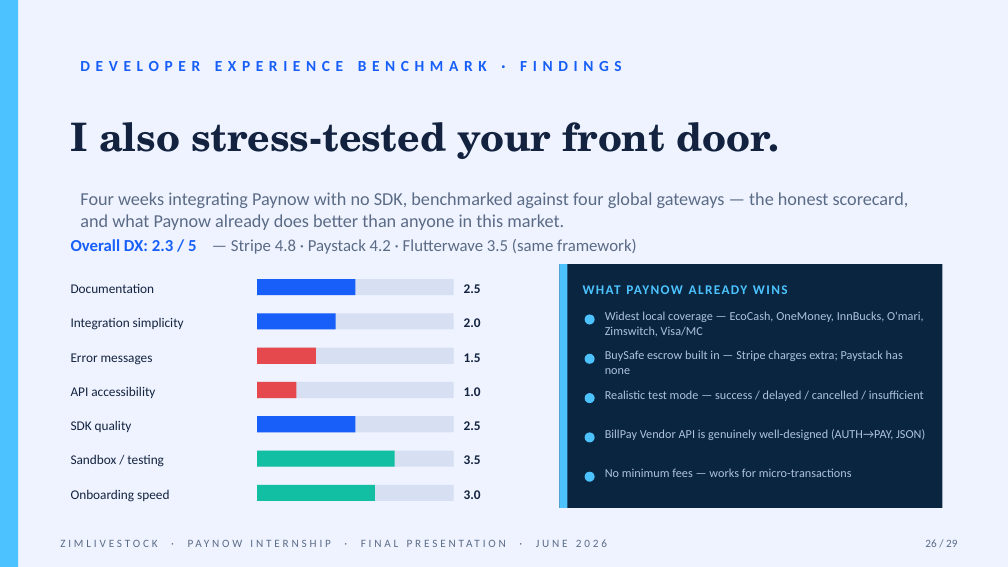
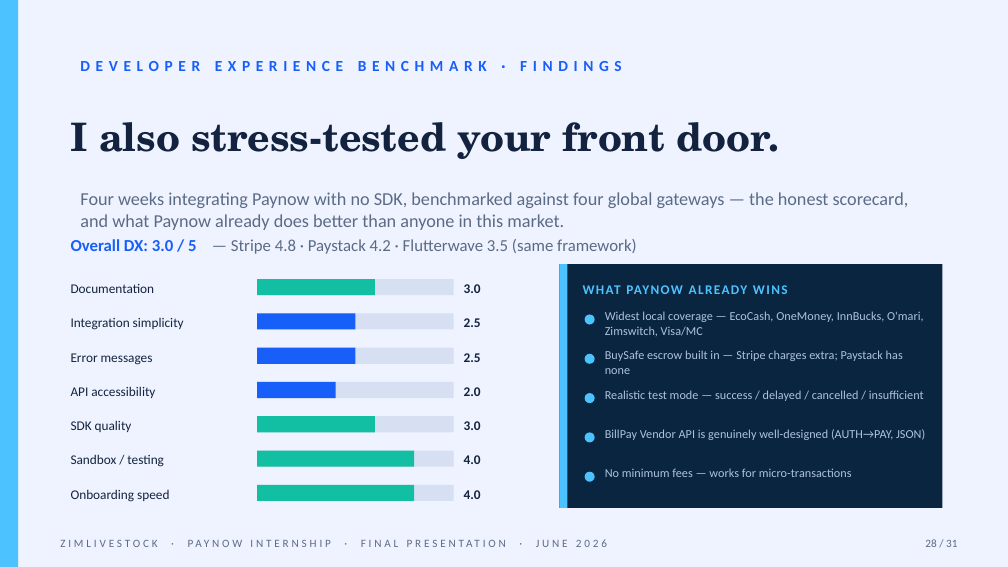
Before and after one commit to muudzo/livestockl, a slide deck: slide 28 of deliverables/internship-return/zimlivestock-final-presentation.pptx (slide 26 before the commit). Drawn at 1008x567 pixels with LibreOffice and Linux fonts; fonts in the diff are those of the drawing. Boxes give left, top, right and bottom in pixels: in the first picture for what was removed or moved away, otherwise in the second. Text is boxed around its words. In the diff, an @@ line names an element or a change of style, - is before the commit and + after.

```diff
--- a/deliverables/internship-return/zimlivestock-final-presentation.pptx
+++ b/deliverables/internship-return/zimlivestock-final-presentation.pptx
@@ text at (71,239,637,254): text changed @@
-Overall DX: 2.3 / 5 — Stripe 4.8 · Paystack 4.2 · Flutterwave 3.5 (same framework)
+Overall DX: 3.0 / 5 — Stripe 4.8 · Paystack 4.2 · Flutterwave 3.5 (same framework)
@@ rectangle: place and size @@
-rectangle at (257,279,355,295)
+rectangle at (257,279,375,295)
@@ rectangle at (257,279,375,295): fill #175FF8 to #13BFA3 @@
@@ text at (464,284,481,293): text changed @@
-2.5
+3.0
@@ rectangle: place and size @@
-rectangle at (257,313,336,330)
+rectangle at (257,313,355,330)
@@ text at (464,318,481,327): text changed @@
-2.0
+2.5
@@ rectangle: place and size @@
-rectangle at (257,348,316,364)
+rectangle at (257,348,355,364)
@@ rectangle at (257,348,355,364): fill #E5484D to #175FF8 @@
@@ text at (464,353,481,362): text changed @@
-1.5
+2.5
@@ rectangle at (257,382,336,398): fill #E5484D to #175FF8 @@
@@ rectangle: place and size @@
-rectangle at (257,382,296,398)
+rectangle at (257,382,336,398)
@@ text at (464,387,481,396): text changed @@
-1.0
+2.0
@@ rectangle at (257,416,375,432): fill #175FF8 to #13BFA3 @@
@@ rectangle: place and size @@
-rectangle at (257,416,355,432)
+rectangle at (257,416,375,432)
@@ text at (464,421,481,430): text changed @@
-2.5
+3.0
@@ rectangle: place and size @@
-rectangle at (257,451,394,467)
+rectangle at (257,451,414,467)
@@ text at (464,455,481,464): text changed @@
-3.5
+4.0
@@ rectangle: place and size @@
-rectangle at (257,485,375,501)
+rectangle at (257,485,414,501)
@@ text at (464,490,481,499): text changed @@
-3.0
+4.0
@@ text at (925,539,957,547): text changed @@
-26 / 29
+28 / 31
```
Also in this commit, not shown: 20 other slides changed, 2 slides added, 1 other file.
